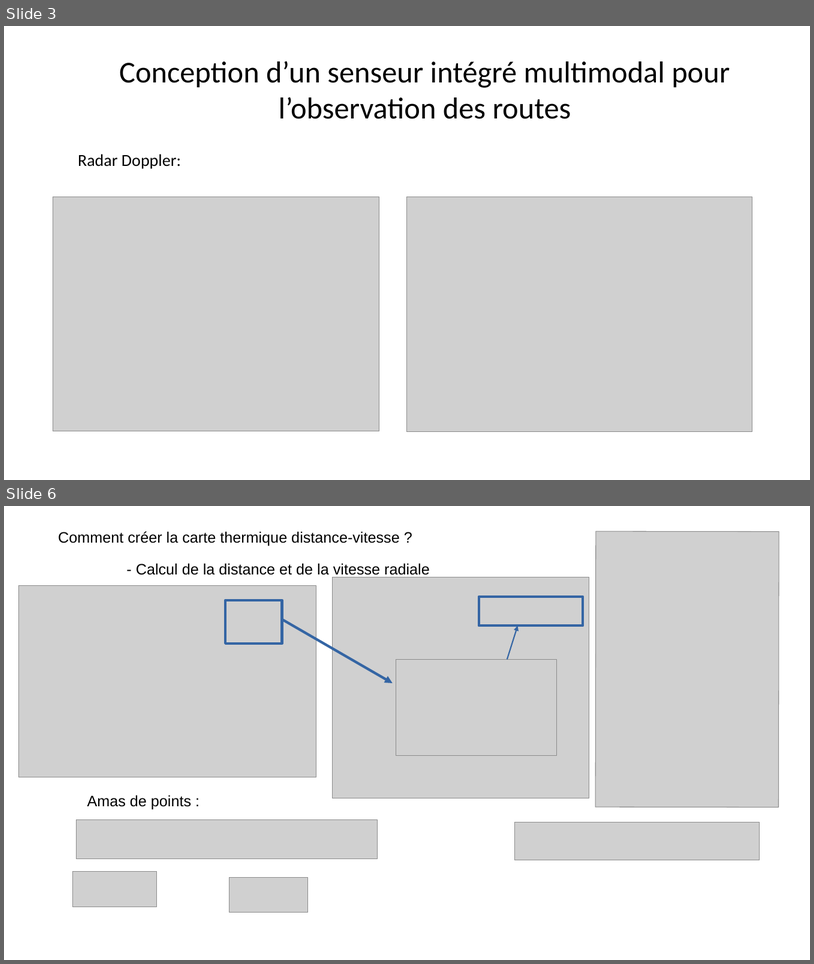
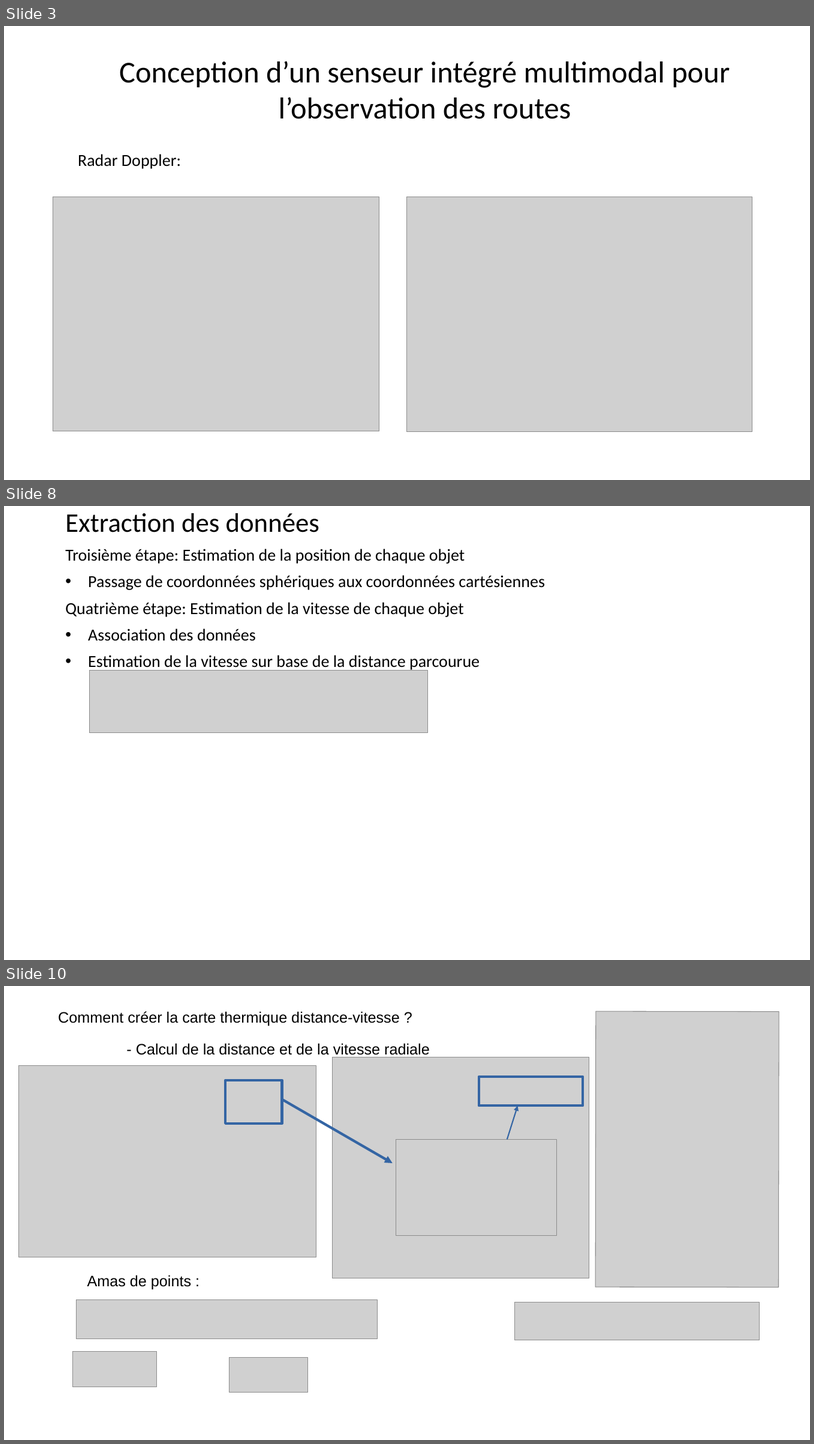
Before and after one commit to grotsartdehe/TFE, a slide deck: Presentation/Slides_TFE.pptx. Shown one above the other, each under a label of ours: slides 3 and 6 before the commit, slides 3, 8 and 10 after it; the slides between them are not shown. The pictures are 814x964 and 814x1444 pixels, drawn with LibreOffice and Linux fonts; fonts in the diff are those of the drawing; grey boxes stand for pictures. Boxes give left, top, right and bottom in pixels: in the first picture for what was removed or moved away, otherwise in the second. Text is boxed around its words. In the diff, an @@ line names an element or a change of style, - is before the commit and + after.

```diff
--- a/Presentation/Slides_TFE.pptx
+++ b/Presentation/Slides_TFE.pptx
@@ slide 8 added at box(4, 506, 810, 960), background #FFFFFF @@
@@ text added at box(65, 513, 545, 671), 20 pt, text #000000 @@
+Extraction des données
+Troisième étape: Estimation de la position de chaque objet
+• Passage de coordonnées sphériques aux coordonnées cartésiennes
+Quatrième étape: Estimation de la vitesse de chaque objet
+• Association des données
+• Estimation de la vitesse sur base de la distance parcourue
@@ picture added at box(89, 670, 428, 733) @@
@@ what was slide 6 is now slide 10 @@
```
Also in this commit, not shown: 2 slides changed, 6 other slides added.
